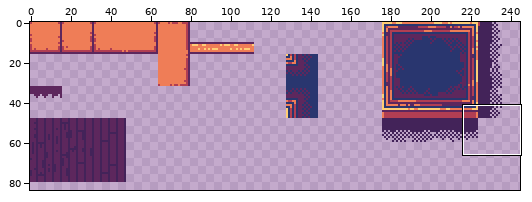
One commit to this pixel-art file: res/atlas/world.aseprite. Above: a wide view before the commit, with the close-up outlined.
Close-up. Old version:
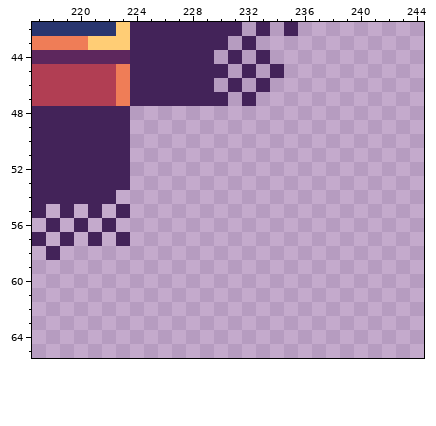
256x256 pixels, 1 frame. Shown: x 217..244, y 42..65. The wide view leaves out empty margins.
After:
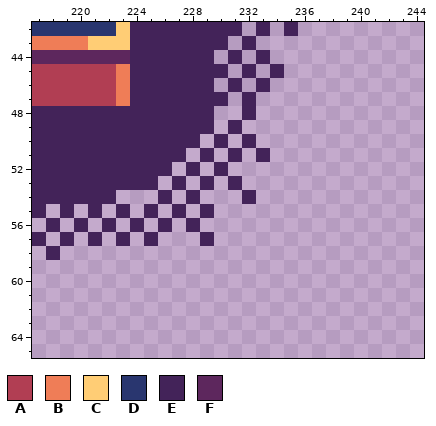
Palette (. is transparent): A #b13e53  B #ef7d57  C #ffcd75  D #29366f  E #432359  F #5d275d
What changed:
{"y":48,"x":224,"old":"......","new":"EEEEEE"}
{"y":48,"x":232,"old":".","new":"E"}
{"y":49,"x":224,"old":"......","new":"EEEEEE"}
{"y":49,"x":231,"old":".","new":"E"}
{"y":50,"x":224,"old":".....","new":"EEEEE"}
{"y":50,"x":230,"old":".","new":"E"}
{"y":50,"x":232,"old":".","new":"E"}
{"y":51,"x":224,"old":"....","new":"EEEE"}
{"y":51,"x":229,"old":".","new":"E"}
{"y":51,"x":231,"old":".","new":"E"}
{"y":51,"x":233,"old":".","new":"E"}
{"y":52,"x":224,"old":"...","new":"EEE"}
{"y":52,"x":228,"old":".","new":"E"}
{"y":52,"x":230,"old":".","new":"E"}
{"y":53,"x":224,"old":"..","new":"EE"}
{"y":53,"x":227,"old":".","new":"E"}
{"y":53,"x":229,"old":".","new":"E"}
{"y":53,"x":231,"old":".","new":"E"}
{"y":54,"x":226,"old":".","new":"E"}
{"y":54,"x":228,"old":".","new":"E"}
{"y":54,"x":232,"old":".","new":"E"}
{"y":55,"x":225,"old":".","new":"E"}
{"y":55,"x":227,"old":".","new":"E"}
{"y":55,"x":229,"old":".","new":"E"}
{"y":56,"x":224,"old":".","new":"E"}
{"y":56,"x":226,"old":".","new":"E"}
{"y":56,"x":228,"old":".","new":"E"}
{"y":57,"x":225,"old":".","new":"E"}
{"y":57,"x":229,"old":".","new":"E"}
{"label":"added","picture_box":[130,106,270,246]}
